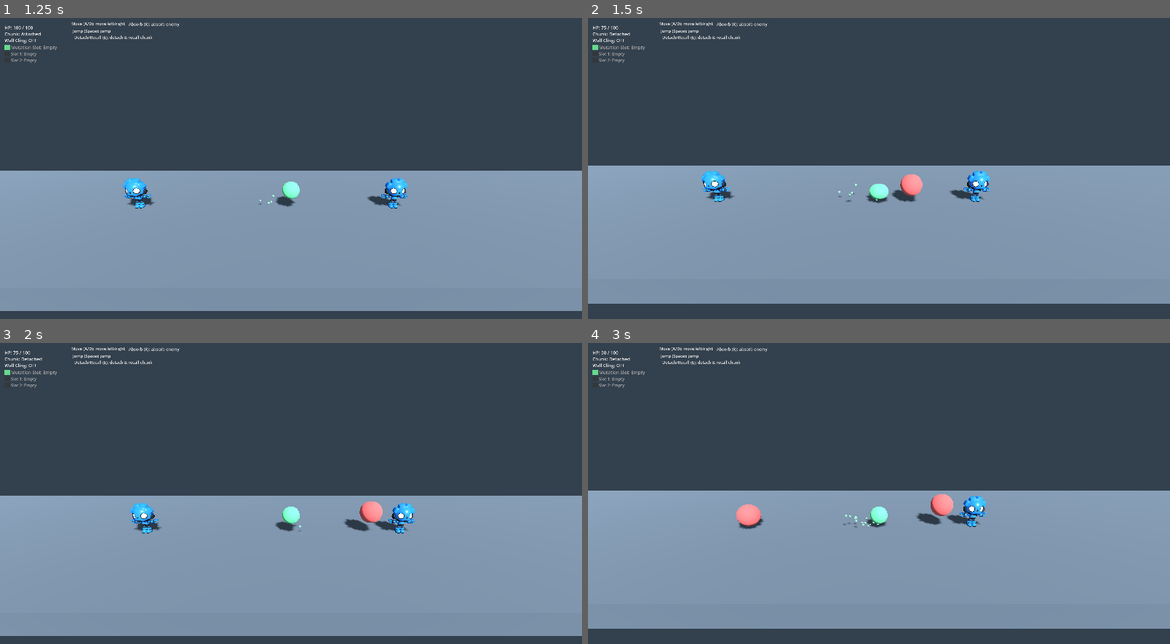
Above: before the commit, frames 1-4 (two rows, left to right).
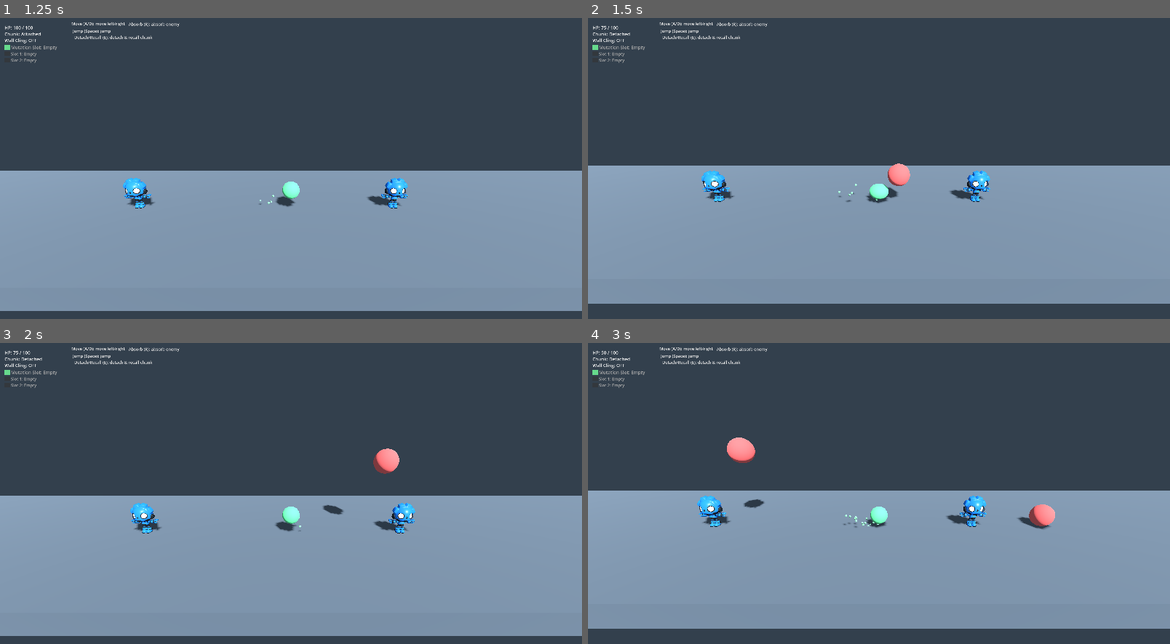
Above: after the commit, the same moments.

Repository: laazer/blobert
Game: Godot game, scene res://scenes/levels/sandbox/test_movement_3d.tscn
The game is run twice, just before and just after one commit, with the same random seed, the same clock (stepped at 60 frames per second) and the same inputs.
Inputs (mouse positions are in pixels of both pictures, inside the frame that each line leads up to):
- Up to frame 1 (1.25 s): move the mouse to (419, 180) at 0.52 s; hold D (move_right) from 0.53 s (still down); tap R (absorb) at 0.6 s; tap Space (jump) at 0.77 s
- Up to frame 2 (1.5 s): move the mouse to (762, 216) at 1.27 s; release D (move_right) at 1.28 s; hold A (move_left) from 1.28 s (still down); tap E (detach) at 1.35 s
- Up to frame 3 (2 s): keep holding A (move_left); tap Space (jump) at 1.52 s
- Up to frame 4 (3 s): move the mouse to (937, 445) at 2.02 s; release A (move_left) at 2.03 s; hold D (move_right) from 2.03 s (still down); tap Q (detach_2) at 2.1 s; move the mouse to (849, 598) at 2.77 s; tap F (infect) at 2.85 s

Frame 1 is identical in both runs. In frame 2, 0.5% of the frame differs, in the area x 50-58%, y 48-62%; in frame 3, 0.7%; in frame 4, 1.7%, in the area x 18-81%, y 31-62%.

Commit message:
fix: add collision exception between chunk and player on throw
Chunk (radius 0.5m) spawns at 0.4m offset — always overlaps player
capsule (radius 0.25m, min clearance 0.75m). Physics overlap resolution
was pushing the player sideways (blowback). Collision exception prevents
chunk–player interaction while preserving floor landing and enemy Area3D
detection.

Co-Authored-By: Claude Sonnet 4.6 <noreply@anthropic.com>

Diff:
--- a/scripts/player/player_controller_3d.gd
+++ b/scripts/player/player_controller_3d.gd
@@ -213,6 +213,7 @@
 		else:
 			parent.add_child(chunk)
 			_chunk_node = chunk
+			chunk.add_collision_exception_with(self)
 			chunk.freeze = false
 			chunk.linear_velocity = Vector3(lob_dir * detach_lob_horizontal, detach_lob_upward, 0.0)
 			var am := _get_audio_manager()
@@ -275,6 +276,7 @@
 		else:
 			parent_2.add_child(chunk_2)
 			_chunk_node_2 = chunk_2
+			chunk_2.add_collision_exception_with(self)
 			chunk_2.freeze = false
 			chunk_2.linear_velocity = Vector3(lob_dir_2 * detach_lob_horizontal, detach_lob_upward, 0.0)
 			_juice_detach_pop()
